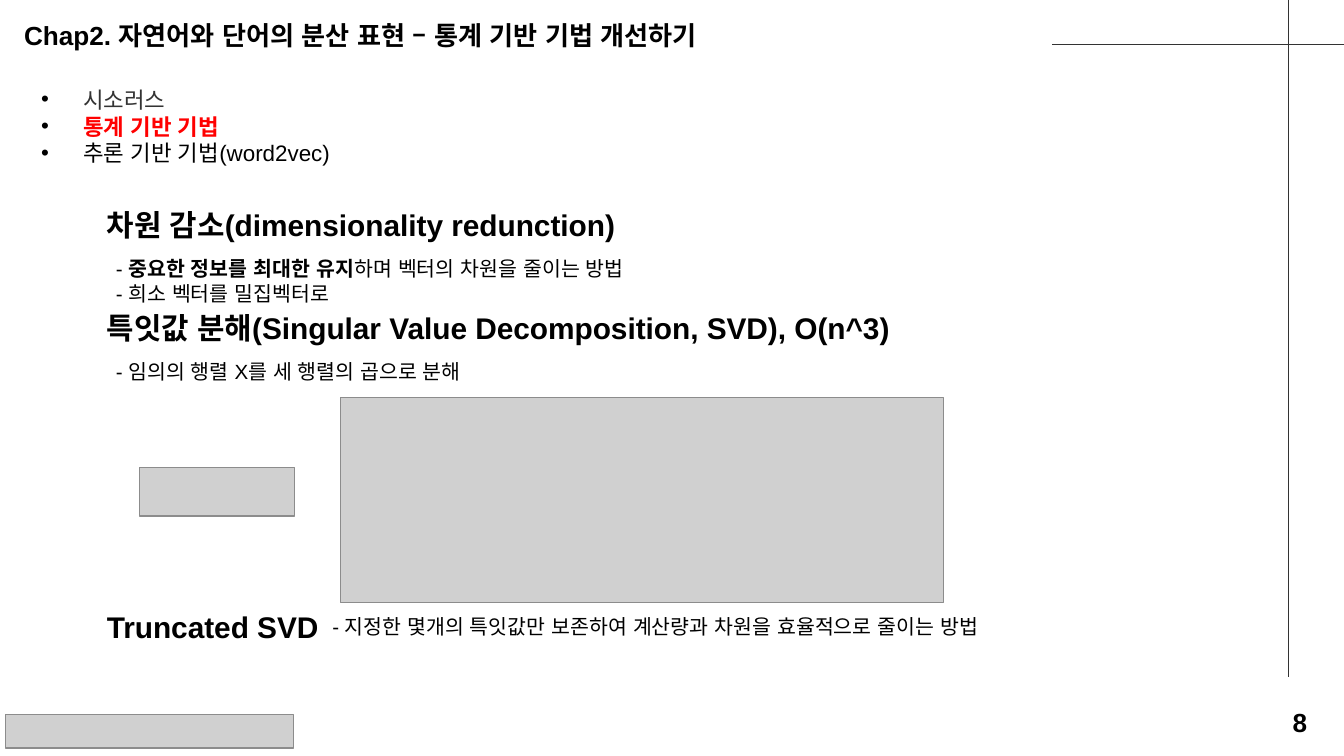
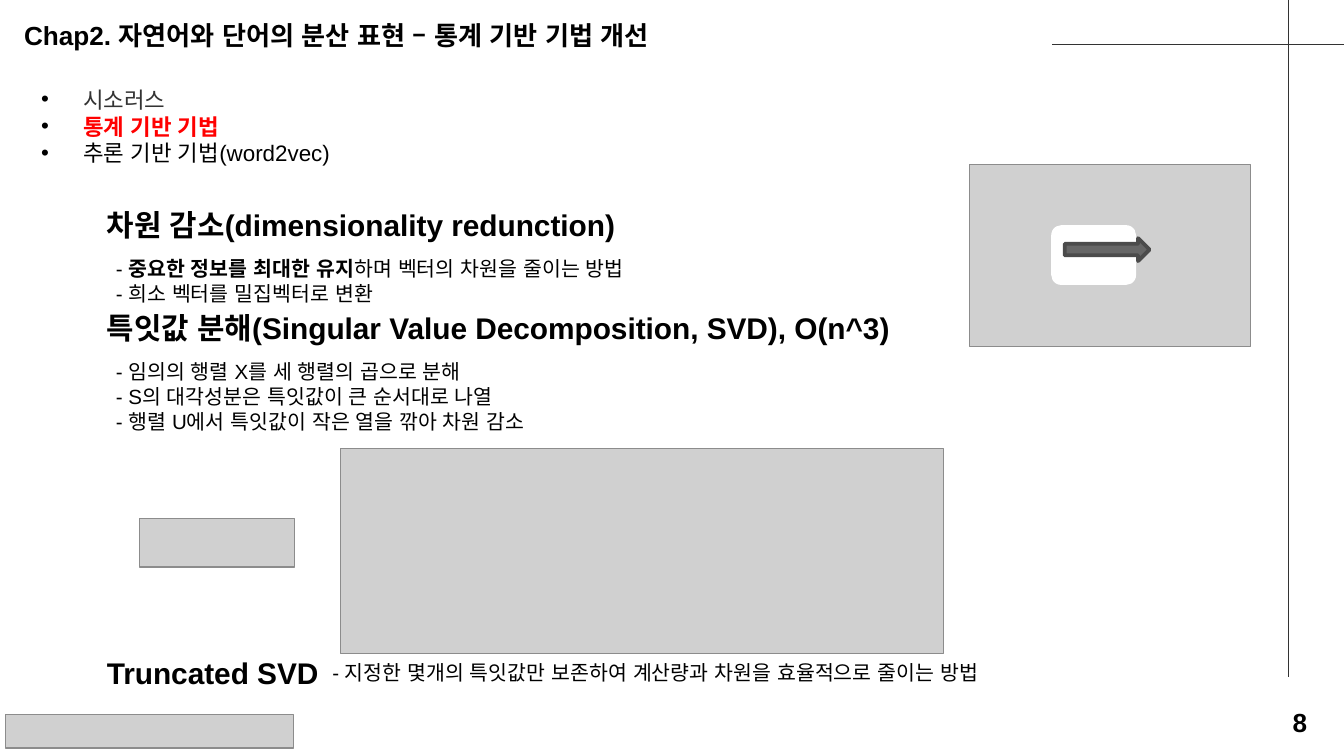
Before and after one commit to seungdeng/Deep-Learning-from-Scratch, a slide deck: slide 8 of study/발표자료/20250220_밑딥2_이승건_chap2345발표자료.pptx. Drawn at 1344x756 pixels with LibreOffice and Linux fonts; fonts in the diff are those of the drawing; grey boxes stand for pictures. Boxes give left, top, right and bottom in pixels: in the first picture for what was removed or moved away, otherwise in the second. Text is boxed around its words. In the diff, an @@ line names an element or a change of style, - is before the commit and + after.

```diff
--- a/study/발표자료/20250220_밑딥2_이승건_chap2345발표자료.pptx
+++ b/study/발표자료/20250220_밑딥2_이승건_chap2345발표자료.pptx
@@ text at bbox=[24, 23, 649, 51]: text changed @@
-Chap2. 자연어와 단어의 분산 표현 – 통계 기반 기법 개선하기
+Chap2. 자연어와 단어의 분산 표현 – 통계 기반 기법 개선
@@ picture added at bbox=[969, 165, 1250, 347] @@
@@ rounded rectangle added at bbox=[1051, 226, 1136, 285], fill #FFFFFF @@
@@ right arrow added at bbox=[1064, 238, 1149, 261], fill #666666, outline #4B4B4B 2 pt @@
@@ text at bbox=[128, 284, 373, 303]: text changed @@
-- 희소 벡터를 밀집벡터로
+- 희소 벡터를 밀집벡터로 변환
@@ text at bbox=[128, 362, 525, 431]: text changed @@
-- 임의의 행렬 X를 세 행렬의 곱으로 분해
+- 임의의 행렬 X를 세 행렬의 곱으로 분해
+- S의 대각성분은 특잇값이 큰 순서대로 나열
+- 행렬 U에서 특잇값이 작은 열을 깎아 차원 감소
@@ 2 pictures, 1 text: place and size @@
-2 pictures, 1 text at bbox=[140, 398, 943, 603]
+2 pictures, 1 text at bbox=[140, 449, 943, 655]
@@ text "Truncated SVD": place and size @@
-text "Truncated SVD" at bbox=[107, 616, 318, 639]
+text "Truncated SVD" at bbox=[107, 662, 318, 685]
@@ text "- 지정한 몇개의 특잇값만 보존하여 ...": place and size @@
-text "- 지정한 몇개의 특잇값만 보존하여 ..." at bbox=[345, 617, 978, 636]
+text "- 지정한 몇개의 특잇값만 보존하여 ..." at bbox=[345, 663, 978, 682]
```
Also in this commit, not shown: 12 other slides changed, 5 slides added, 1 slide removed.
